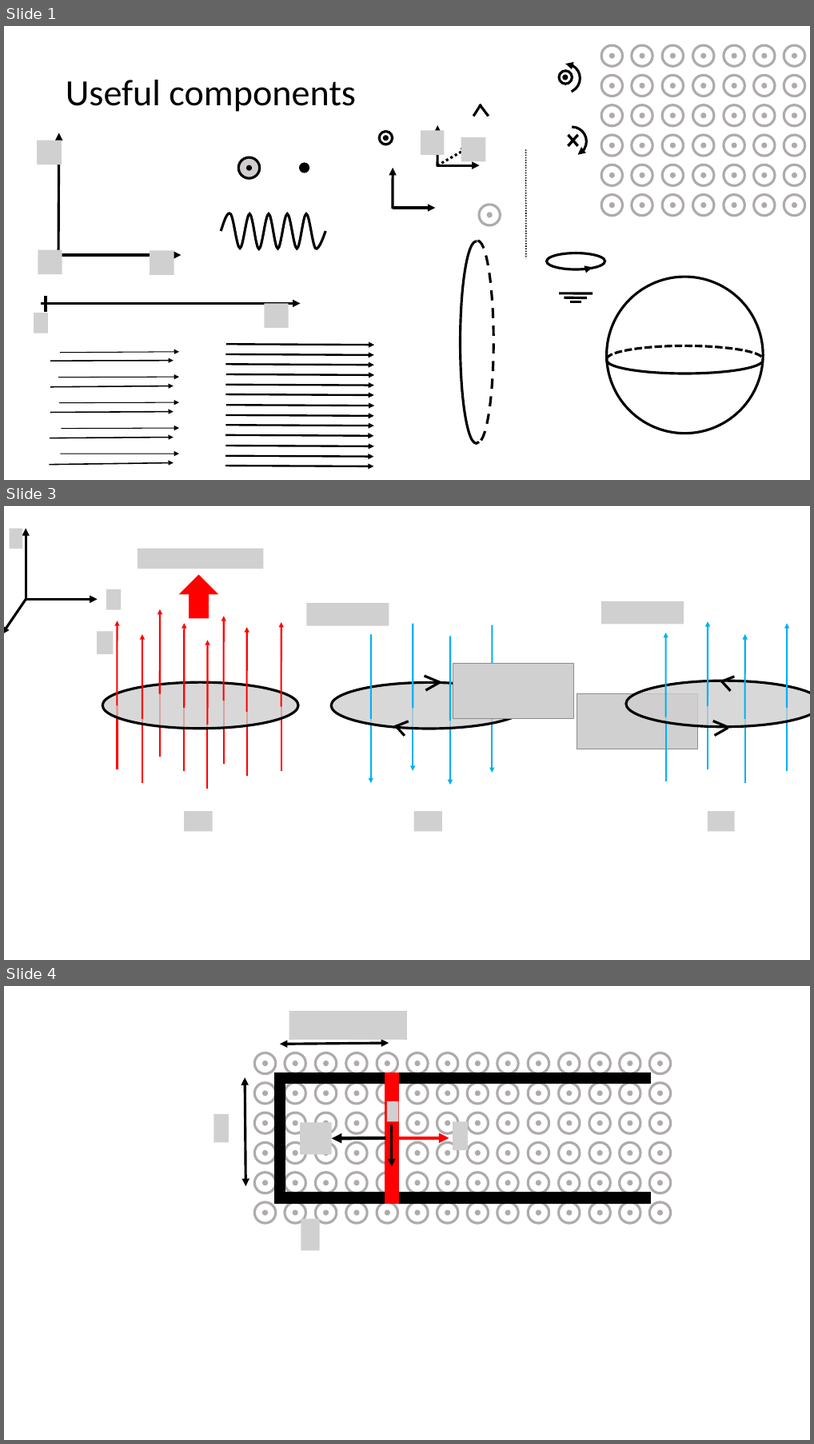
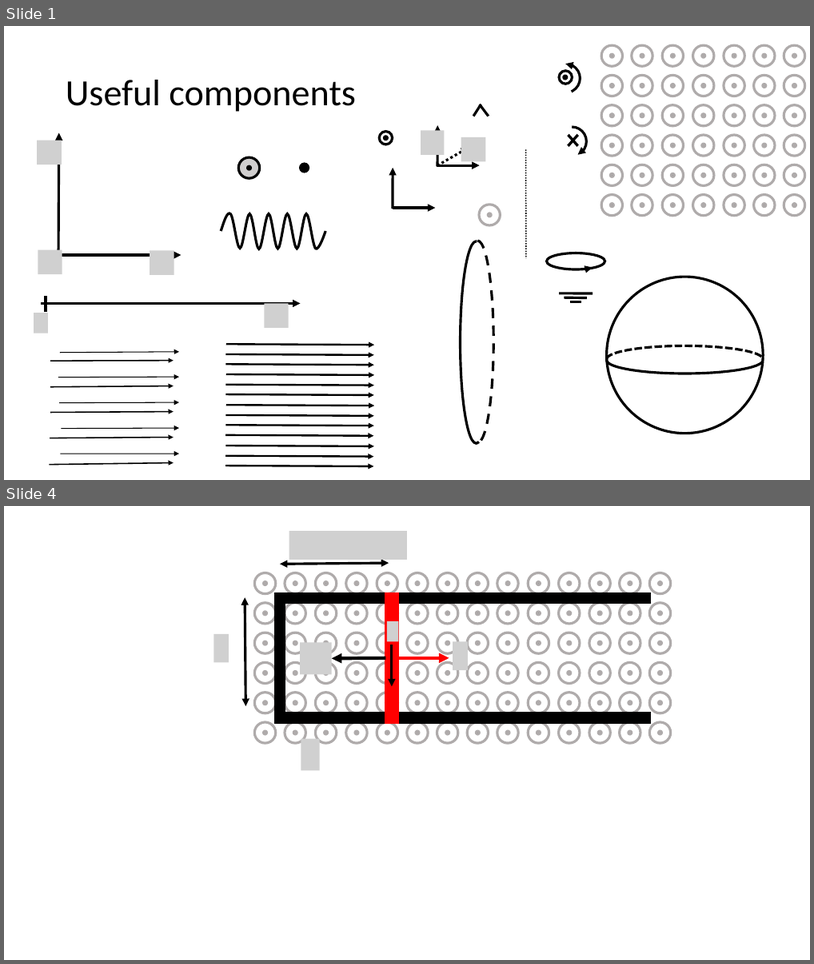
Before and after one commit to OSTP/PhysicsArtofModelling, a slide deck: tex/figures/Induction/Figures.pptx. Shown one above the other, each under a label of ours: slides 1, 3 and 4 before the commit, slides 1 and 4 after it; the slides between them are not shown. The pictures are 814x1444 and 814x964 pixels, drawn with LibreOffice and Linux fonts; fonts in the diff are those of the drawing; grey boxes stand for pictures; background and template pictures are left out. Boxes give left, top, right and bottom in pixels: in the first picture for what was removed or moved away, otherwise in the second. Text is boxed around its words. In the diff, an @@ line names an element or a change of style, - is before the commit and + after.

```diff
--- a/tex/figures/Induction/Figures.pptx
+++ b/tex/figures/Induction/Figures.pptx
@@ slide 3 removed at bbox=[4, 506, 810, 960], background #FFFFFF @@
@@ group removed at bbox=[4, 528, 121, 634]: 3 arrows, 2 pictures @@
@@ group removed at bbox=[97, 548, 298, 788]: 8 lines, 8 arrows, 2 pictures, 1 ellipse, 1 up arrow @@
@@ group removed at bbox=[307, 603, 574, 784]: 8 lines, 4 arrows, 2 pictures, 1 ellipse @@
@@ group removed at bbox=[578, 601, 810, 783]: 8 lines, 4 arrows, 2 pictures, 1 ellipse @@
@@ picture removed at bbox=[184, 811, 213, 832] @@
@@ picture removed at bbox=[414, 811, 442, 832] @@
@@ picture removed at bbox=[708, 811, 735, 832] @@
```
Also in this commit, not shown: 2 slides added, 1 other slide removed, 4 other files.
